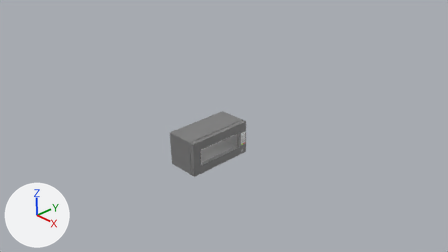
The Blender file Art/microwave.blend: old version first, new version second.
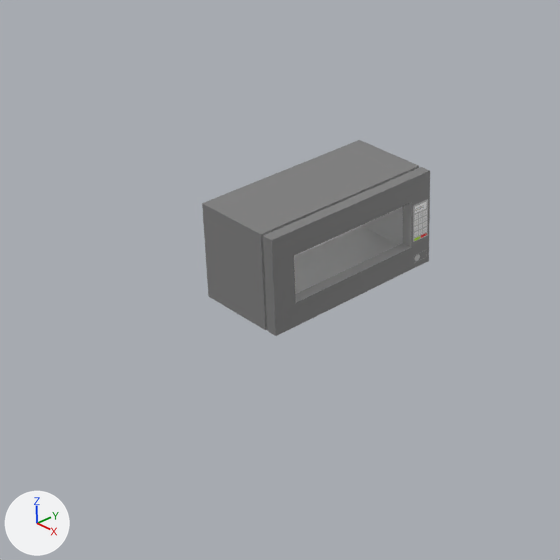
There are two pictures of each version: one from the file's camera 'Camera', one close up on the part from 23% to 65% of the width and 25% to 100% of the height. The axes (+X, +Y, +Z) are drawn at lower left. The lights are the same throughout.

Names of what the first close-up shows: 'Door', 'Microwave'.
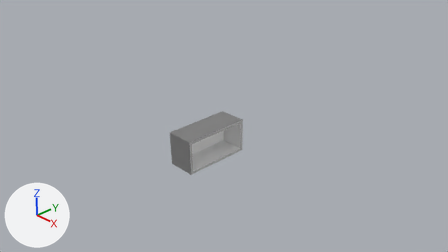
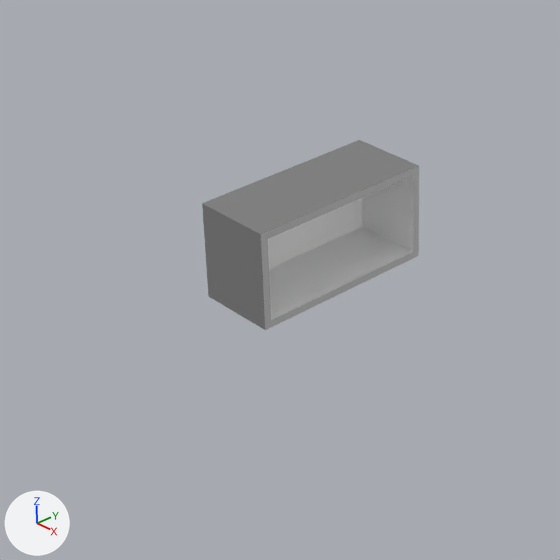
Changed parts and their boxes (x1, y1, x2, y2) in the close-ups (560 x 560 px):
```json
{"object": "Door", "change": "hidden", "before": [263, 167, 430, 336]}
{"part": 1, "of": "me_cube", "change": "surface changed", "before": [202, 140, 419, 330], "after": [202, 140, 419, 330]}
```

Scene script edits in JSON lines:
```json
{"block": "me_cube", "where": "me_cube.from_pydata(...)  # 16 vertices, 14 faces; spans x -3.32..-1.81, y -6.29..-2.71, z -1.69..0.11"}
{"block": "me_cube", "where": "# used by ob_microwave; location = (1.087, 2.018, 0.353); scale = (0.448, 0.448, 0.448)"}
{"block": "me_cube", "change": "me_cube part 1: texture (UV) coordinates of 13 of 14 faces, centred in x -3.32..-1.81, y -6.29..-2.71, z -1.69..0.11, changed; they spanned u 0.04..0.32, v 0.24..0.98 and now span u 0.03..0.5, v 0.23..0.98"}
{"op": "add", "block": "ob_door", "code": "ob_door.hide_viewport = True"}
```
